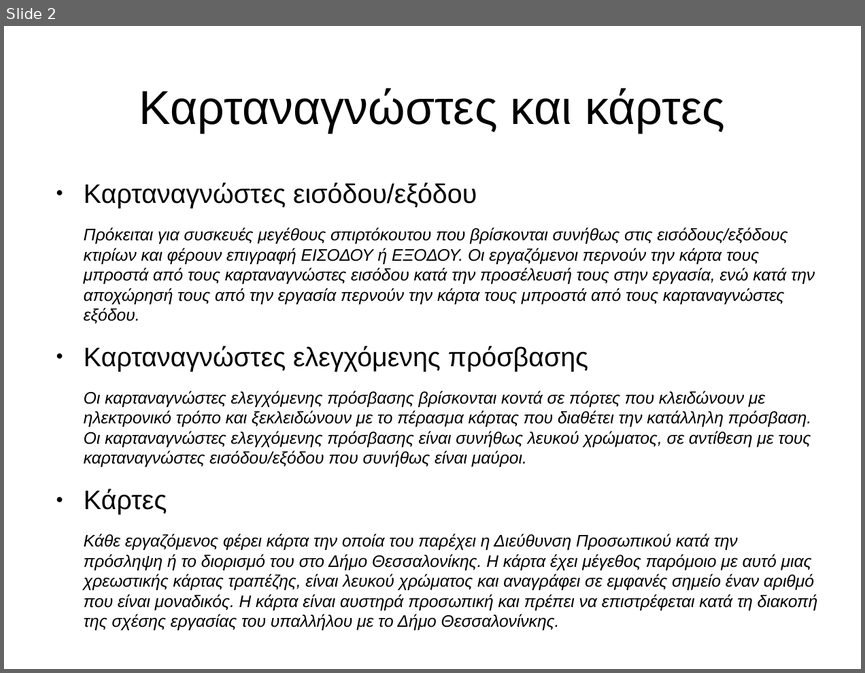
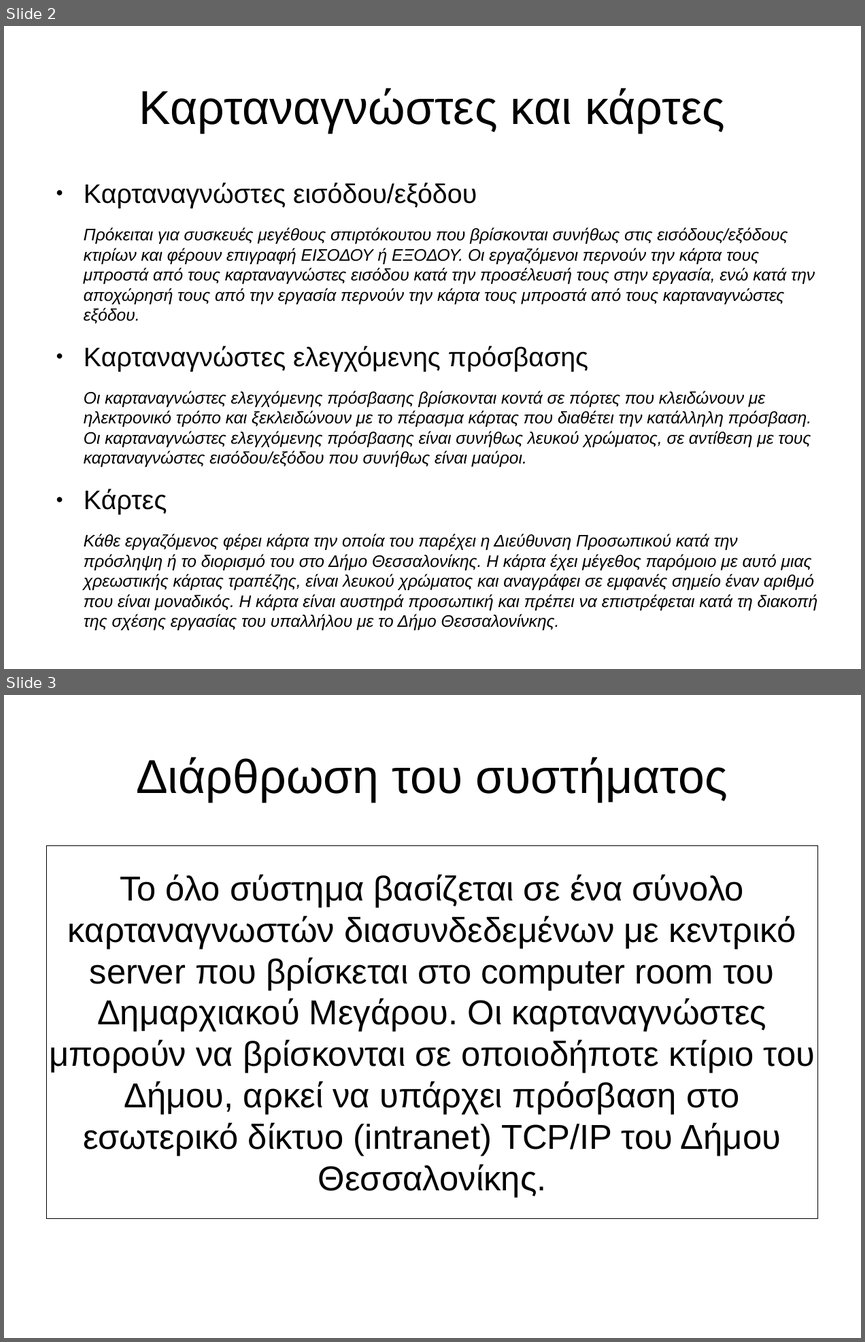
Before and after one commit to panos1962/letrak, a slide deck: misc/isagogi.odp. Shown one above the other, each under a label of ours: slide 2 before the commit, slides 2 and 3 after it. The pictures are 865x673 and 865x1342 pixels, drawn with LibreOffice and Linux fonts; fonts in the diff are those of the drawing. Boxes give left, top, right and bottom in pixels: in the first picture for what was removed or moved away, otherwise in the second. Text is boxed around its words. In the diff, an @@ line names an element or a change of style, - is before the commit and + after.

```diff
--- a/misc/isagogi.odp
+++ b/misc/isagogi.odp
@@ slide 3 added at (4,695,861,1338), background #FFFFFF @@
@@ title added at (136,757,728,802), 44 pt, text #000000 @@
+Διάρθρωση του συστήματος
@@ subtitle added at (47,845,818,1217), outline #000000 0 pt, 32 pt, text #000000 @@
+Το όλο σύστημα βασίζεται σε ένα σύνολο καρταναγνωστών διασυνδεδεμένων με κεντρικό server που βρίσκεται στο computer room του Δημαρχιακού Μεγάρου. Οι καρταναγνώστες μπορούν να βρίσκονται σε οποιοδήποτε κτίριο του Δήμου, αρκεί να υπάρχει πρόσβαση στο εσωτερικό δίκτυο (intranet) TCP/IP του Δήμου Θεσσαλονίκης.
```
Also in this commit, not shown: 5 other slides added, 1 other file.
